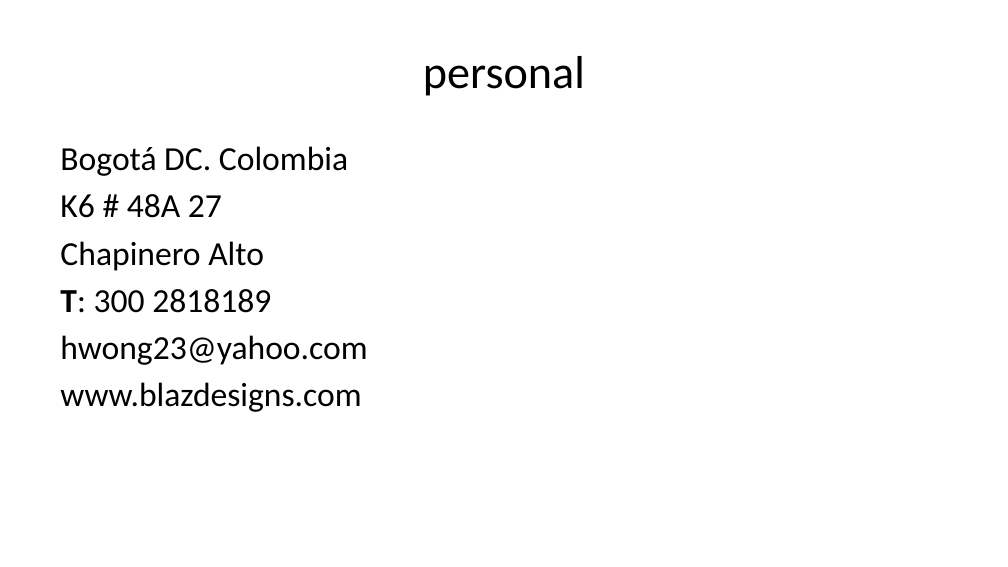
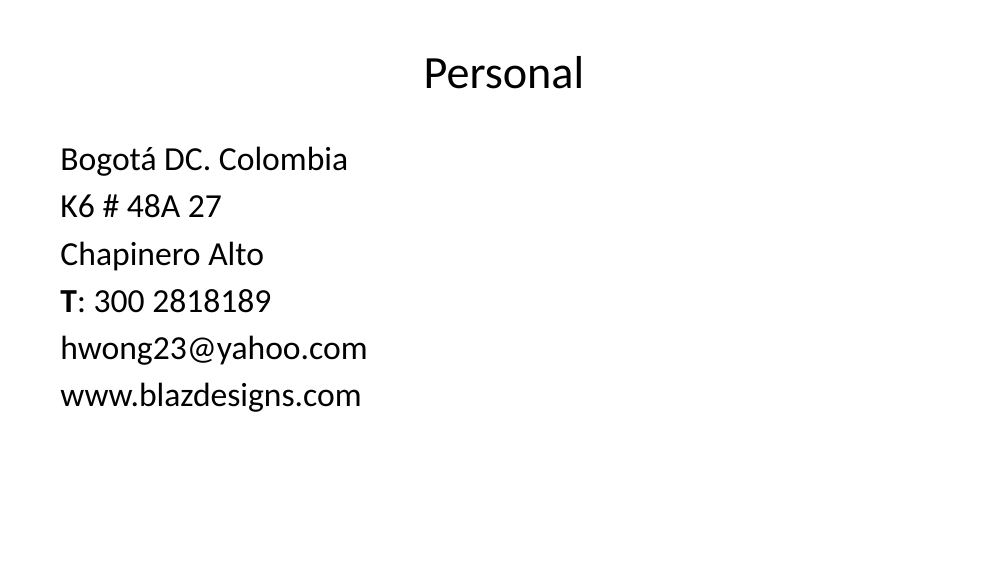
Before and after one commit to hwong23/tex-plantll-hv, a slide deck: slide 8 of output/presentation.pptx (slide 7 before the commit). Drawn at 1008x567 pixels with LibreOffice and Linux fonts; fonts in the diff are those of the drawing. Boxes give left, top, right and bottom in pixels: in the first picture for what was removed or moved away, otherwise in the second. Text is boxed around its words. In the diff, an @@ line names an element or a change of style, - is before the commit and + after.

```diff
--- a/output/presentation.pptx
+++ b/output/presentation.pptx
@@ title at <box>424,56,585,89</box>: text changed @@
-personal
+Personal
```
Also in this commit, not shown: 6 other slides changed, 1 slide added, 5 other files.
